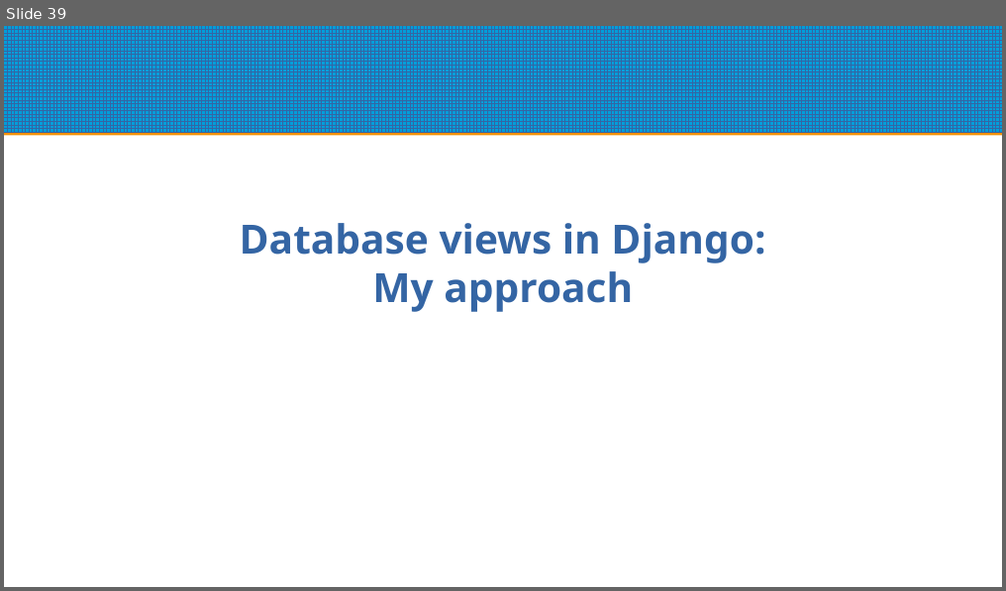
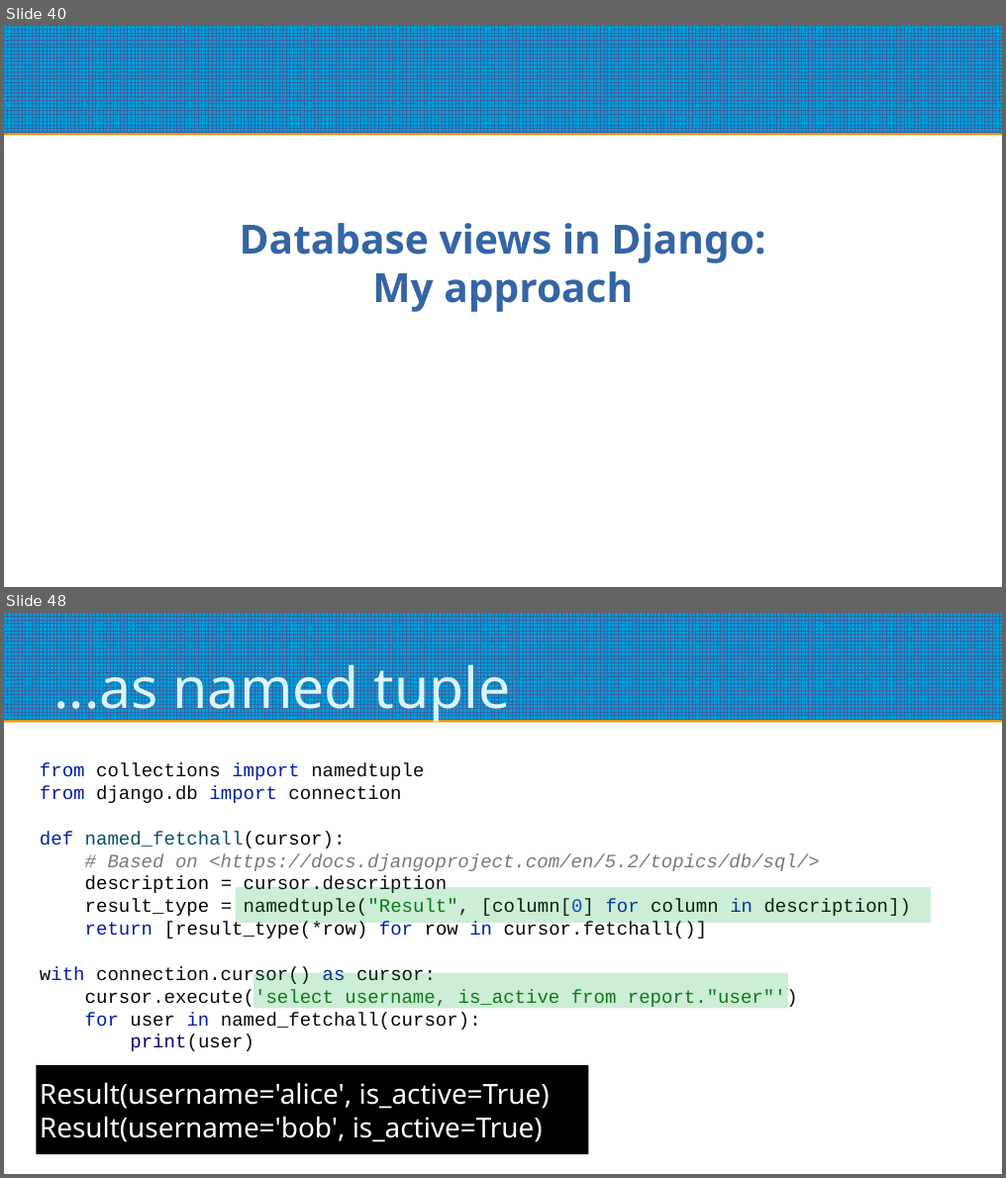
Before and after one commit to roskakori/django-reporting-with-raw-sql, a slide deck: Django reporting with raw SQL.odp. Shown one above the other, each under a label of ours: slide 39 before the commit, slides 40 and 48 after it; the slides between them are not shown. The pictures are 1006x591 and 1006x1178 pixels, drawn with LibreOffice and Linux fonts; fonts in the diff are those of the drawing. Boxes give left, top, right and bottom in pixels: in the first picture for what was removed or moved away, otherwise in the second. Text is boxed around its words. In the diff, an @@ line names an element or a change of style, - is before the commit and + after.

```diff
--- a/Django reporting with raw SQL.odp
+++ b/Django reporting with raw SQL.odp
@@ slide 48 added at [4, 613, 1002, 1174], background #FFFFFF; not listed: 1 template element that a slide beside it also shows @@
@@ title added at [54, 655, 511, 723], 45 pt, text #DBF5F9 @@
+...as named tuple
@@ text added at [40, 763, 912, 1052], 15 pt, text #090909 @@
+from collections import namedtuple
+from django.db import connection
+def named_fetchall(cursor):
+# Based on <https://docs.djangoproject.com/en/5.2/topics/db/sql/>
+description = cursor.description
+result_type = namedtuple("Result", [column[0] for column in description])
+return [result_type(*row) for row in cursor.fetchall()]
+with connection.cursor() as cursor:
+cursor.execute('select username, is_active from report."user"')
+for user in named_fetchall(cursor):
+print(user)
@@ rectangle added at [236, 887, 932, 923], fill #00A933 at 20% opacity @@
@@ rectangle added at [253, 973, 789, 1009], fill #00A933 at 20% opacity @@
@@ rectangle added at [36, 1065, 588, 1155], fill #000000, 22 pt, text #FFFFFF @@
+Result(username='alice', is_active=True)
+Result(username='bob', is_active=True)
@@ what was slide 39 is now slide 40 @@
```
Also in this commit, not shown: 7 slides changed, 28 other slides added, 18 slides removed, 9 other files.
